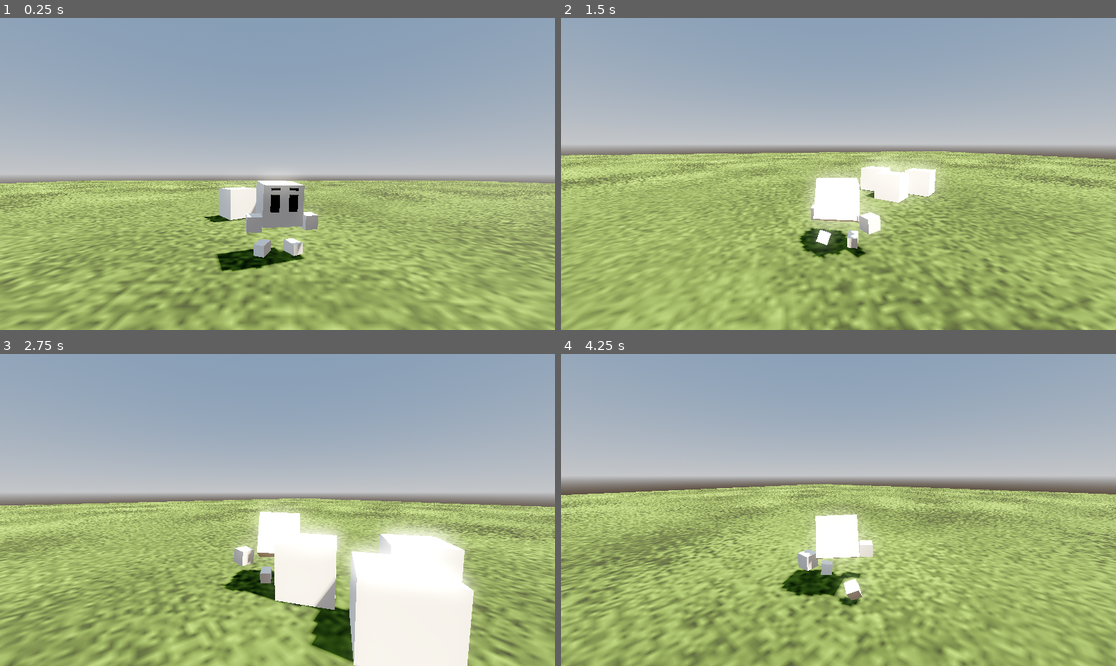
Above: before the commit, frames 1-4 (two rows, left to right).
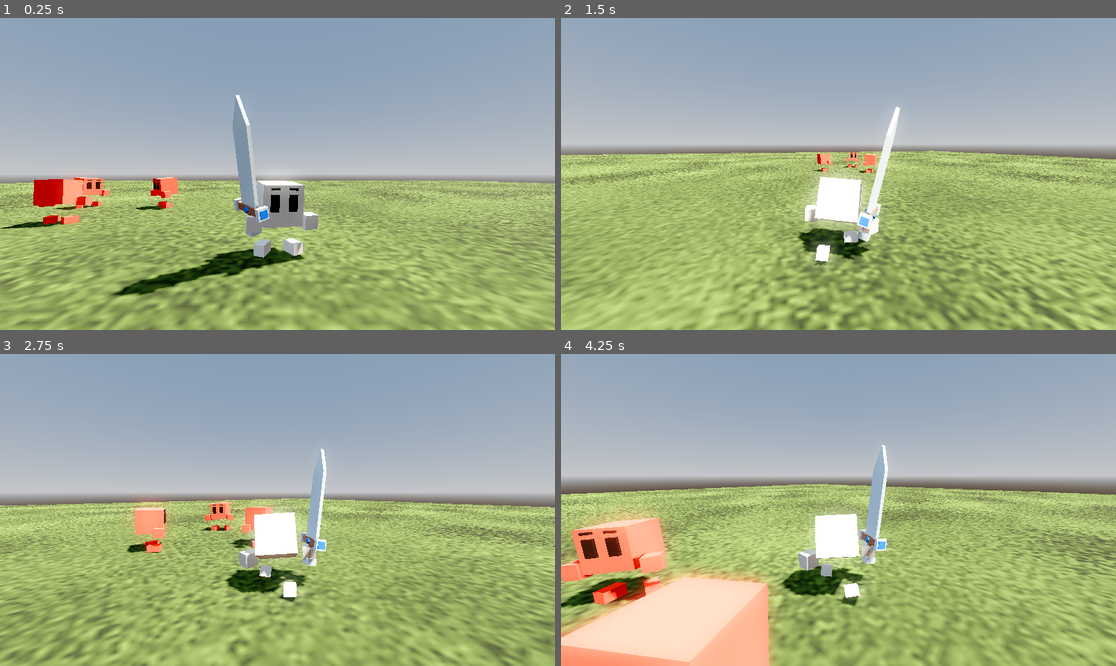
Above: after the commit, the same moments.

Repository: RafaelSPBarbosa/rpg-game-01
Game: Godot game, scene res://scenes/main.tscn
Same seed, same stepped clock (60 frames per second), same inputs: the game is played once before the commit and once after it.
Inputs (mouse positions are in pixels of both pictures, inside the frame that each line leads up to):
- Up to frame 1 (0.25 s): no input
- Up to frame 2 (1.5 s): move the mouse to (960, 158) at 0.52 s; press the mouse at (960, 158) at 0.53 s; hold D (move_right) 0.53-1.28 s; move the mouse to (810, 174) at 1.27 s; release the mouse at (810, 174) at 1.28 s; hold W (move_forward) from 1.28 s (still down); click (810, 174) at 1.35 s
- Up to frame 3 (2.75 s): keep holding W (move_forward); move the mouse to (288, 503) at 2.02 s; press the mouse at (288, 503) at 2.03 s
- Up to frame 4 (4.25 s): keep holding W (move_forward); move the mouse to (832, 516) at 2.77 s; release the mouse at (832, 516) at 2.78 s; click (832, 516) at 2.85 s; move the mouse to (877, 513) at 3.52 s; press the mouse at (877, 513) at 3.53 s

The runs differ from the first frame. In frame 1, 4.2% of the frame differs, in the area x 0-49%, y 24-90%; in frame 2, 20%; in frame 3, 28%; in frame 4, 29%, in the area x 0-100%, y 29-100%.

Commit message:
fleshed out combat

Diff:
--- /dev/null
+++ b/Prefabs/Enemies/orc.tscn
@@ -0,0 +1,56 @@
+[gd_scene load_steps=7 format=3 uid="uid://ci4ftwvou63co"]
+
+[ext_resource type="Script" uid="uid://ddqq2vxmhasn2" path="res://Scripts/Enemies/Enemy.gd" id="1_f0fbn"]
+[ext_resource type="PackedScene" uid="uid://cpswfllu5mpm6" path="res://Prefabs/Skins/character.tscn" id="2_8vw3x"]
+[ext_resource type="Script" uid="uid://xnn6yc5vklyr" path="res://Scripts/character_skin.gd" id="3_gpi1x"]
+[ext_resource type="Material" uid="uid://dhm22716rb3ss" path="res://Sources/Materials/orc_skin.tres" id="4_s5rhj"]
+
+[sub_resource type="CapsuleShape3D" id="CapsuleShape3D_0wfyh"]
+
+[sub_resource type="CapsuleShape3D" id="CapsuleShape3D_choun"]
+radius = 0.64
+
+[node name="Orc" type="Node3D"]
+
+[node name="Body" type="CharacterBody3D" parent="."]
+script = ExtResource("1_f0fbn")
+
+[node name="CollisionShape3D" type="CollisionShape3D" parent="Body"]
+transform = Transform3D(1, 0, 0, 0, 1, 0, 0, 0, 1, 0, 1, 0)
+shape = SubResource("CapsuleShape3D_0wfyh")
+
+[node name="Skin" type="Node3D" parent="Body"]
+transform = Transform3D(1, 0, -1.74846e-07, 0, 1, 0, 1.74846e-07, 0, 1, 0, 0, 0)
+
+[node name="character" parent="Body/Skin" instance=ExtResource("2_8vw3x")]
+transform = Transform3D(0.377, 0, 0, 0, 0.377, 0, 0, 0, 0.377, 0, 0, 0)
+script = ExtResource("3_gpi1x")
+
+[node name="Skeleton3D" parent="Body/Skin/character/Armature" index="0"]
+bones/1/position = Vector3(0, 0.0166553, 0)
+bones/1/rotation = Quaternion(-0.0272078, 0.0290206, -0.00998372, 0.999159)
+bones/2/position = Vector3(0.00426105, 0.00706382, 0.0106241)
+bones/4/position = Vector3(-0.00426106, 0.00706382, 0.0106241)
+bones/6/position = Vector3(0.00612395, 0.0176079, 0.0106755)
+bones/6/rotation = Quaternion(0.138134, -0.136948, 0.673818, 0.712834)
+bones/8/position = Vector3(-0.00616105, 0.0176079, 0.0106755)
+bones/8/rotation = Quaternion(0.138134, 0.136948, -0.673818, 0.712834)
+bones/10/position = Vector3(0.0133679, 0.000898523, 0.00493495)
+bones/10/rotation = Quaternion(-0.425248, 0.536084, 0.586201, -0.433758)
+bones/12/position = Vector3(-0.0137522, 0.000905058, 0.00469383)
+bones/12/rotation = Quaternion(0.369023, 0.48563, 0.624936, 0.48728)
+bones/14/position = Vector3(6.98492e-11, 0.0204763, 9.31323e-12)
+bones/14/rotation = Quaternion(1.34663e-25, -3.76895e-09, -8.73115e-10, 1)
+bones/16/rotation = Quaternion(-0.172955, 0.534022, 0.682616, -0.467914)
+bones/18/rotation = Quaternion(0.172955, 0.534022, 0.682616, 0.467914)
+
+[node name="Cube" parent="Body/Skin/character/Armature/Skeleton3D" index="0"]
+surface_material_override/0 = ExtResource("4_s5rhj")
+
+[node name="Area3D" type="Area3D" parent="Body" groups=["Enemy"]]
+
+[node name="CollisionShape3D" type="CollisionShape3D" parent="Body/Area3D"]
+transform = Transform3D(1, 0, 0, 0, 1, 0, 0, 0, 1, 0, 0.879536, 0)
+shape = SubResource("CapsuleShape3D_choun")
+
+[editable path="Body/Skin/character"]
--- a/Prefabs/Skins/character.tscn
+++ b/Prefabs/Skins/character.tscn
@@ -1,12 +1,29 @@
-[gd_scene load_steps=8 format=3 uid="uid://cpswfllu5mpm6"]
+[gd_scene load_steps=16 format=3 uid="uid://cpswfllu5mpm6"]
 
 [ext_resource type="PackedScene" uid="uid://bq6yfhffuucob" path="res://Sources/Meshes/Characters/character.fbx" id="1_uiwr8"]
+
+[sub_resource type="AnimationNodeAnimation" id="AnimationNodeAnimation_y14h8"]
+animation = &"Armature|Attack"
+
+[sub_resource type="AnimationNodeAnimation" id="AnimationNodeAnimation_7a5ye"]
+animation = &"Armature|Die"
 
 [sub_resource type="AnimationNodeAnimation" id="AnimationNodeAnimation_uiwr8"]
 animation = &"Armature|Idle"
 
 [sub_resource type="AnimationNodeAnimation" id="AnimationNodeAnimation_bndk6"]
 animation = &"Armature|Walking_Forward"
+use_custom_timeline = true
+timeline_length = 0.5
+stretch_time_scale = true
+start_offset = 0.0
+loop_mode = 1
+
+[sub_resource type="AnimationNodeAnimation" id="AnimationNodeAnimation_4r2sn"]
+animation = &"Armature|TakingDamage"
+
+[sub_resource type="AnimationNodeAnimation" id="AnimationNodeAnimation_6dnk5"]
+animation = &"Armature|Talking"
 
 [sub_resource type="AnimationNodeStateMachineTransition" id="AnimationNodeStateMachineTransition_y14h8"]
 advance_mode = 2
@@ -17,41 +34,55 @@
 [sub_resource type="AnimationNodeStateMachineTransition" id="AnimationNodeStateMachineTransition_bndk6"]
 xfade_time = 0.2
 
+[sub_resource type="AnimationNodeStateMachineTransition" id="AnimationNodeStateMachineTransition_huqno"]
+xfade_time = 0.2
+
+[sub_resource type="AnimationNodeStateMachineTransition" id="AnimationNodeStateMachineTransition_dy8od"]
+xfade_time = 0.2
+
+[sub_resource type="AnimationNodeStateMachineTransition" id="AnimationNodeStateMachineTransition_7a5ye"]
+switch_mode = 2
+advance_mode = 2
+
+[sub_resource type="AnimationNodeStateMachineTransition" id="AnimationNodeStateMachineTransition_4r2sn"]
+switch_mode = 2
+advance_mode = 2
+
 [sub_resource type="AnimationNodeStateMachine" id="AnimationNodeStateMachine_7a5ye"]
+states/Attack/node = SubResource("AnimationNodeAnimation_y14h8")
+states/Attack/position = Vector2(410, 172)
+states/Die/node = SubResource("AnimationNodeAnimation_7a5ye")
+states/Die/position = Vector2(395, 232)
 states/Idle/node = SubResource("AnimationNodeAnimation_uiwr8")
-states/Idle/position = Vector2(357, 71)
+states/Idle/position = Vector2(357, 78)
 states/Move/node = SubResource("AnimationNodeAnimation_bndk6")
 states/Move/position = Vector2(608, 71)
-transitions = ["Start", "Idle", SubResource("AnimationNodeStateMachineTransition_y14h8"), "Idle", "Move", SubResource("AnimationNodeStateMachineTransition_uiwr8"), "Move", "Idle", SubResource("AnimationNodeStateMachineTransition_bndk6")]
+"states/Take Damage/node" = SubResource("AnimationNodeAnimation_4r2sn")
+"states/Take Damage/position" = Vector2(579, 167)
+states/Talk/node = SubResource("AnimationNodeAnimation_6dnk5")
+states/Talk/position = Vector2(357, -19)
+transitions = ["Start", "Idle", SubResource("AnimationNodeStateMachineTransition_y14h8"), "Idle", "Move", SubResource("AnimationNodeStateMachineTransition_uiwr8"), "Move", "Idle", SubResource("AnimationNodeStateMachineTransition_bndk6"), "Idle", "Talk", SubResource("AnimationNodeStateMachineTransition_huqno"), "Talk", "Idle", SubResource("AnimationNodeStateMachineTransition_dy8od"), "Attack", "Idle", SubResource("AnimationNodeStateMachineTransition_7a5ye"), "Attack", "Move", SubResource("AnimationNodeStateMachineTransition_4r2sn")]
+graph_offset = Vector2(-141, -26)
 
 [node name="character" instance=ExtResource("1_uiwr8")]
 
 [node name="Skeleton3D" parent="Armature" index="0"]
-bones/1/rotation = Quaternion(0, 1.19209e-07, 0, 1)
-bones/2/position = Vector3(0.00426105, 0.00706382, 0.0106241)
+bones/1/rotation = Quaternion(-0.00864395, -0.105579, 0.0271379, 0.994003)
 bones/2/rotation = Quaternion(0, -0.234415, 0, 0.972137)
-bones/2/scale = Vector3(1, 1, 1)
-bones/4/position = Vector3(-0.00426106, 0.00706382, 0.0106241)
 bones/4/rotation = Quaternion(0, 0.234415, 0, 0.972137)
-bones/6/position = Vector3(0.0061425, 0.0172339, 0.0106784)
-bones/6/rotation = Quaternion(0.138135, -0.136948, 0.673818, 0.712834)
+bones/6/rotation = Quaternion(0.138134, -0.136948, 0.673818, 0.712834)
 bones/6/scale = Vector3(1, 1, 1)
-bones/8/position = Vector3(-0.0061425, 0.0172339, 0.0106784)
-bones/8/rotation = Quaternion(0.138134, 0.136948, -0.673818, 0.712834)
 bones/8/scale = Vector3(1, 1, 1)
-bones/10/position = Vector3(0.0133469, 0.0008995, 0.00495026)
-bones/10/rotation = Quaternion(-0.425326, 0.536053, 0.58614, -0.433804)
+bones/10/position = Vector3(0.0145533, 0.000870215, 0.00407129)
+bones/10/rotation = Quaternion(-0.331698, 0.465864, 0.644026, -0.508112)
 bones/10/scale = Vector3(1, 1, 1)
-bones/12/position = Vector3(-0.0133469, 0.0008995, 0.00495025)
-bones/12/rotation = Quaternion(0.425326, 0.536052, 0.58614, 0.433804)
+bones/12/position = Vector3(-0.0140867, 0.000909647, 0.00448223)
+bones/12/rotation = Quaternion(0.411228, 0.522415, 0.596588, 0.449507)
 bones/12/scale = Vector3(1, 1, 1)
-bones/14/position = Vector3(0, 0.0204763, 0)
-bones/14/rotation = Quaternion(0, 9.09495e-15, 0, 1)
-bones/16/position = Vector3(0.00636407, 0.00267968, -0.00164982)
-bones/16/rotation = Quaternion(-0.172954, 0.534022, 0.682616, -0.467914)
+bones/14/rotation = Quaternion(1.34663e-25, -3.76895e-09, -8.73115e-10, 1)
+bones/16/rotation = Quaternion(-0.172955, 0.534022, 0.682616, -0.467914)
 bones/16/scale = Vector3(1, 1, 1)
-bones/18/position = Vector3(-0.00636407, 0.00267968, -0.00164982)
-bones/18/rotation = Quaternion(0.172954, 0.534022, 0.682616, 0.467914)
+bones/18/rotation = Quaternion(0.172955, 0.534022, 0.682616, 0.467914)
 bones/18/scale = Vector3(1, 1, 1)
 
 [node name="AnimationTree" type="AnimationTree" parent="." index="2"]
--- /dev/null
+++ b/Scripts/Enemies/Enemy.gd
@@ -0,0 +1,24 @@
+extends CharacterBody3D
+class_name Enemy
+
+@export var health: float = 100
+@export var max_health: float = 100
+
+@onready var character = $Skin/character
+
+@onready var area_3d = $Area3D
+@onready var collision_shape_3d = $CollisionShape3D
+
+func take_damage(damage: float):
+	if health > 0:
+		health -= damage
+		print("took " + str(damage) + " damage")
+		if health <= 0:
+			die()
+		else:
+			character.take_damage()
+
+func die():
+	character.die()
+	area_3d.queue_free()
+	collision_shape_3d.queue_free()
--- /dev/null
+++ b/Scripts/Player/PlayerCombat.gd
@@ -0,0 +1,41 @@
+extends Node
+
+@export_group("Combat")
+var is_on_cooldown = false;
+@export var attack_cooldown = 0.5
+
+@onready var character = $".."
+@onready var body = $".."
+@onready var area_3d = $Area3D
+
+var hittable_enemy_list = []
+
+func _input(event: InputEvent) -> void:
+	if event.is_action_pressed("attack"):
+		if is_on_cooldown == false:
+			character.attack()
+			is_on_cooldown = true
+			await get_tree().create_timer(0.1).timeout
+			if character.state_machine.get_current_node() == "Attack":
+				cause_damage();
+			await get_tree().create_timer(attack_cooldown).timeout
+			is_on_cooldown = false
+
+func cause_damage():
+	for i in hittable_enemy_list:
+		i.take_damage(50)
+
+
+func _on_area_3d_area_entered(area):
+	if area.is_in_group("Enemy"):
+		var enemy = area.get_parent()
+		var index = hittable_enemy_list.rfind(enemy)
+		if index == -1:
+			hittable_enemy_list.append(enemy)
+
+func _on_area_3d_area_exited(area):
+	if area.is_in_group("Enemy"):
+		var enemy = area.get_parent()
+		var index = hittable_enemy_list.rfind(enemy)
+		if index > -1:
+			hittable_enemy_list.remove_at(index)
--- a/Scripts/Player/PlayerMovement.gd
+++ b/Scripts/Player/PlayerMovement.gd
@@ -10,7 +10,7 @@
 
 @onready var _camera: Camera3D = $"../CameraPivot/SpringArm3D/Camera"
 @onready var _skin = $"Skin"
-@onready var _skin_character = $"Skin/character"
+@onready var _skin_character: CharacterSkin = $"Skin/character"
 
 func _physics_process(delta):
 	var raw_input := Input.get_vector("move_left","move_right","move_forward","move_backwards")
@@ -20,6 +20,9 @@
 	var move_direction := forward * raw_input.y + right * raw_input.x
 	move_direction.y = 0.0
 	move_direction = move_direction.normalized()
+
+	if _skin_character.state_machine.get_current_node() == "Attack":
+		move_direction = Vector3.ZERO
 
 	velocity = velocity.move_toward(move_direction * move_speed, acceleration * delta)
 	move_and_slide()
--- a/Scripts/Player/character_skin.gd
+++ b/Scripts/character_skin.gd
@@ -1,4 +1,5 @@
 extends Node
+class_name CharacterSkin
 
 @onready var animation_tree = $AnimationTree
 @onready var state_machine: AnimationNodeStateMachinePlayback = animation_tree.get("parameters/playback")
--- /dev/null
+++ b/Sources/Materials/orc_skin.tres
@@ -0,0 +1,4 @@
+[gd_resource type="StandardMaterial3D" format=3 uid="uid://dhm22716rb3ss"]
+
+[resource]
+albedo_color = Color(0.947406, 3.77826e-06, 1.73271e-06, 1)
--- a/project.godot
+++ b/project.godot
@@ -42,6 +42,11 @@
 "events": [null, Object(InputEventMouseButton,"resource_local_to_scene":false,"resource_name":"","device":-1,"window_id …(264 unchanged characters)…
 ]
 }
+attack={
+"deadzone": 0.2,
+"events": [Object(InputEventMouseButton,"resource_local_to_scene":false,"resource_name":"","device":-1,"window_id":0,"alt_pressed":false,"shift_pressed":false,"ctrl_pressed":false,"meta_pressed":false,"button_mask":1,"position":Vector2(135, 11),"global_position":Vector2(144, 50),"factor":1.0,"button_index":1,"canceled":false,"pressed":true,"double_click":false,"script":null)
+]
+}
 
 [rendering]
 
--- a/scenes/main.tscn
+++ b/scenes/main.tscn
@@ -1,14 +1,15 @@
-[gd_scene load_steps=16 format=3 uid="uid://c56eo8bxo8rfm"]
+[gd_scene load_steps=20 format=3 uid="uid://c56eo8bxo8rfm"]
 
 [ext_resource type="Material" uid="uid://bbpq7sqphowlw" path="res://Sources/Materials/gray.tres" id="1_o5qli"]
 [ext_resource type="Material" uid="uid://j4c4es30vthd" path="res://Sources/Materials/grass.tres" id="2_0wfyh"]
 [ext_resource type="Script" uid="uid://b03io5xk8qkyb" path="res://Scripts/Player/Player.gd" id="3_jyhfs"]
 [ext_resource type="Script" uid="uid://ck0jeoayjtnu7" path="res://Scripts/Player/PlayerMovement.gd" id="4_tbgi4"]
 [ext_resource type="Script" uid="uid://c1gfibua1ldhh" path="res://Scripts/Player/PlayerCamera.gd" id="4_tefeu"]
-[ext_resource type="Script" uid="uid://xnn6yc5vklyr" path="res://Scripts/Player/character_skin.gd" id="7_o6xl0"]
+[ext_resource type="PackedScene" uid="uid://5dbt6htr12sg" path="res://Sources/Meshes/Weapons/Swords/Sword_Basic.fbx" id="7_choun"]
+[ext_resource type="Script" uid="uid://xnn6yc5vklyr" path="res://Scripts/character_skin.gd" id="7_o6xl0"]
+[ext_resource type="Script" uid="uid://c5a22yp7mejn0" path="res://Scripts/Player/PlayerCombat.gd" id="8_85g3d"]
 [ext_resource type="PackedScene" uid="uid://cpswfllu5mpm6" path="res://Prefabs/Skins/character.tscn" id="8_tipki"]
-
-[sub_resource type="BoxMesh" id="BoxMesh_sgp6g"]
+[ext_resource type="PackedScene" uid="uid://ci4ftwvou63co" path="res://Prefabs/Enemies/orc.tscn" id="9_85g3d"]
 
 [sub_resource type="PlaneMesh" id="PlaneMesh_0wfyh"]
 
@@ -41,27 +42,14 @@
 
 [sub_resource type="CapsuleShape3D" id="CapsuleShape3D_0wfyh"]
 
+[sub_resource type="CapsuleShape3D" id="CapsuleShape3D_choun"]
+radius = 0.64
+
+[sub_resource type="BoxMesh" id="BoxMesh_sgp6g"]
+
 [node name="Root" type="Node3D"]
 
 [node name="World" type="Node3D" parent="."]
-
-[node name="Cube" type="MeshInstance3D" parent="World"]
-transform = Transform3D(0.597303, 0, -0.802015, 0, 1, 0, 0.802015, 0, 0.597303, 0.112009, 0.496524, -3.33898)
-material_override = ExtResource("1_o5qli")
-mesh = SubResource("BoxMesh_sgp6g")
-skeleton = NodePath("../..")
-
-[node name="Cube2" type="MeshInstance3D" parent="World"]
-transform = Transform3D(0.597303, 0, -0.802015, 0, 1, 0, 0.802015, 0, 0.597303, -1.45361, 0.529171, -3.39605)
-material_override = ExtResource("1_o5qli")
-mesh = SubResource("BoxMesh_sgp6g")
-skeleton = NodePath("../..")
-
-[node name="Cube3" type="MeshInstance3D" parent="World"]
-transform = Transform3D(0.597303, 0, -0.802015, 0, 1, 0, 0.802015, 0, 0.597303, -0.257052, 0.514954, -4.92148)
-material_override = ExtResource("1_o5qli")
-mesh = SubResource("BoxMesh_sgp6g")
-skeleton = NodePath("../..")
 
 [node name="Grass" type="MeshInstance3D" parent="World"]
 transform = Transform3D(44.7747, 0, 0, 0, 44.7747, 0, 0, 0, 44.7747, 0, 0, 0)
@@ -99,6 +87,7 @@
 
 [node name="Body" type="CharacterBody3D" parent="Player"]
 script = ExtResource("4_tbgi4")
+move_speed = 7.0
 
 [node name="CollisionShape3D" type="CollisionShape3D" parent="Player/Body"]
 transform = Transform3D(1, 0, 0, 0, 1, 0, 0, 0, 1, 0, 1, 0)
@@ -110,3 +99,61 @@
 [node name="character" parent="Player/Body/Skin" instance=ExtResource("8_tipki")]
 transform = Transform3D(0.377, 0, 0, 0, 0.377, 0, 0, 0, 0.377, 0, 0, 0)
 script = ExtResource("7_o6xl0")
+
+[node name="Skeleton3D" parent="Player/Body/Skin/character/Armature" index="0"]
+bones/1/position = Vector3(0, 0.0166553, 0)
+bones/1/rotation = Quaternion(-0.0301299, 0.09269, -0.0242801, 0.994943)
+bones/2/position = Vector3(0.00426105, 0.00706382, 0.0106241)
+bones/4/position = Vector3(-0.00426106, 0.00706382, 0.0106241)
+bones/6/position = Vector3(0.00612395, 0.0176079, 0.0106755)
+bones/6/rotation = Quaternion(0.138134, -0.136948, 0.673818, 0.712834)
+bones/8/position = Vector3(-0.00616105, 0.0176079, 0.0106755)
+bones/8/rotation = Quaternion(0.138134, 0.136948, -0.673818, 0.712834)
+bones/10/position = Vector3(0.0133562, 0.000899069, 0.00494352)
+bones/10/rotation = Quaternion(-0.4253, 0.536073, 0.586161, -0.433775)
+bones/12/position = Vector3(-0.0134972, 0.000901559, 0.0048552)
+bones/12/rotation = Quaternion(0.412717, 0.524291, 0.59555, 0.447329)
+bones/12/scale = Vector3(1, 1, 1)
+bones/14/position = Vector3(6.98492e-11, 0.0204763, 9.31323e-12)
+bones/14/rotation = Quaternion(1.34663e-25, -3.76895e-09, -8.73115e-10, 1)
+bones/16/rotation = Quaternion(-0.172955, 0.534022, 0.682616, -0.467914)
+bones/18/rotation = Quaternion(0.172955, 0.534022, 0.682616, 0.467914)
+
+[node name="BoneAttachment3D" type="BoneAttachment3D" parent="Player/Body/Skin/character/Armature/Skeleton3D" index="1"]
+transform = Transform3D(-0.208918, 0.0843928, 0.974285, -0.0072749, -0.996376, 0.0847463, 0.977906, 0.0106172, 0.208775, -0.0123082, -0.00717455, 0.0185509)
+bone_name = "Hand.R"
+bone_idx = 12
+
+[node name="Sword_Basic" parent="Player/Body/Skin/character/Armature/Skeleton3D/BoneAttachment3D" instance=ExtResource("7_choun")]
+transform = Transform3D(0.00121217, 0.00996768, -0.000593378, -0.00888667, 0.000804316, -0.00464286, -0.00455342, 0.00108376, 0.00890324, -0.004, 0, -0.001)
+
+[node name="PlayerCombat" type="Node3D" parent="Player/Body/Skin/character"]
+transform = Transform3D(-2.65252, 0, -2.31891e-07, 0, 2.65252, 0, 2.31891e-07, 0, -2.65252, 0, 0, 0)
+script = ExtResource("8_85g3d")
+
+[node name="Area3D" type="Area3D" parent="Player/Body/Skin/character/PlayerCombat" groups=["PlayerDamageHitbox"]]
+
+[node name="CollisionShape3D" type="CollisionShape3D" parent="Player/Body/Skin/character/PlayerCombat/Area3D"]
+transform = Transform3D(-0.258819, -0.965926, 0, 0.965926, -0.258819, 0, 0, 0, 1, 0, 0.910638, -1.07622)
+shape = SubResource("CapsuleShape3D_choun")
+
+[node name="Cube" type="MeshInstance3D" parent="Player/Body/Skin/character/PlayerCombat/Area3D/CollisionShape3D"]
+transform = Transform3D(0.999999, 0, 0, 0, 1, 0, 0, 0, 0.999999, 0, 0, 0)
+visible = false
+material_override = ExtResource("1_o5qli")
+mesh = SubResource("BoxMesh_sgp6g")
+skeleton = NodePath("../..")
+
+[node name="Orc" parent="." instance=ExtResource("9_85g3d")]
+transform = Transform3D(0.707107, 0, -0.707107, 0, 1, 0, 0.707107, 0, 0.707107, -5.26878, 0, -5.61469)
+
+[node name="Orc2" parent="." instance=ExtResource("9_85g3d")]
+transform = Transform3D(0.5, 0, 0.866025, 0, 1, 0, -0.866025, 0, 0.5, -8.95908, 2.38419e-07, -5.60608)
+
+[node name="Orc3" parent="." instance=ExtResource("9_85g3d")]
+transform = Transform3D(-1, 0, -1.19209e-07, 0, 1, 0, 1.19209e-07, 0, -1, -6.87909, 2.38419e-07, -2.4109)
+
+[connection signal="area_entered" from="Player/Body/Skin/character/PlayerCombat/Area3D" to="Player/Body/Skin/character/PlayerCombat" method="_on_area_3d_area_entered"]
+[connection signal="area_exited" from="Player/Body/Skin/character/PlayerCombat/Area3D" to="Player/Body/Skin/character/PlayerCombat" method="_on_area_3d_area_exited"]
+
+[editable path="Player/Body/Skin/character"]
Not shown, added: Scripts/Enemies/Enemy.gd.uid
Not shown, added: Scripts/Player/PlayerCombat.gd.uid
Renamed: Scripts/Player/character_skin.gd.uid -> Scripts/character_skin.gd.uid
Binary file added: Sources/Meshes/Weapons/Swords/Sword_Basic.fbx
Not shown, added: Sources/Meshes/Weapons/Swords/Sword_Basic.fbx.import
